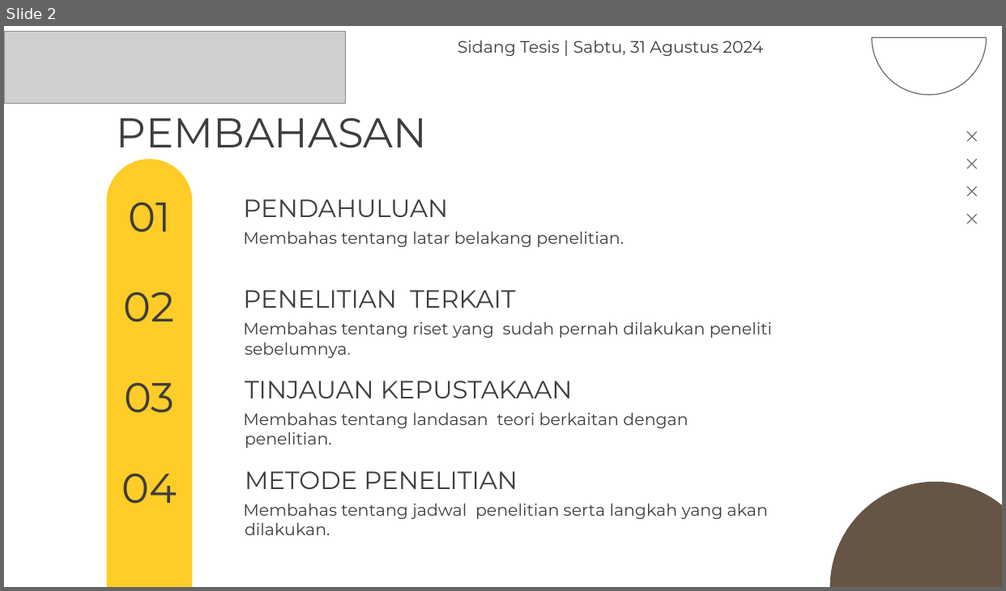
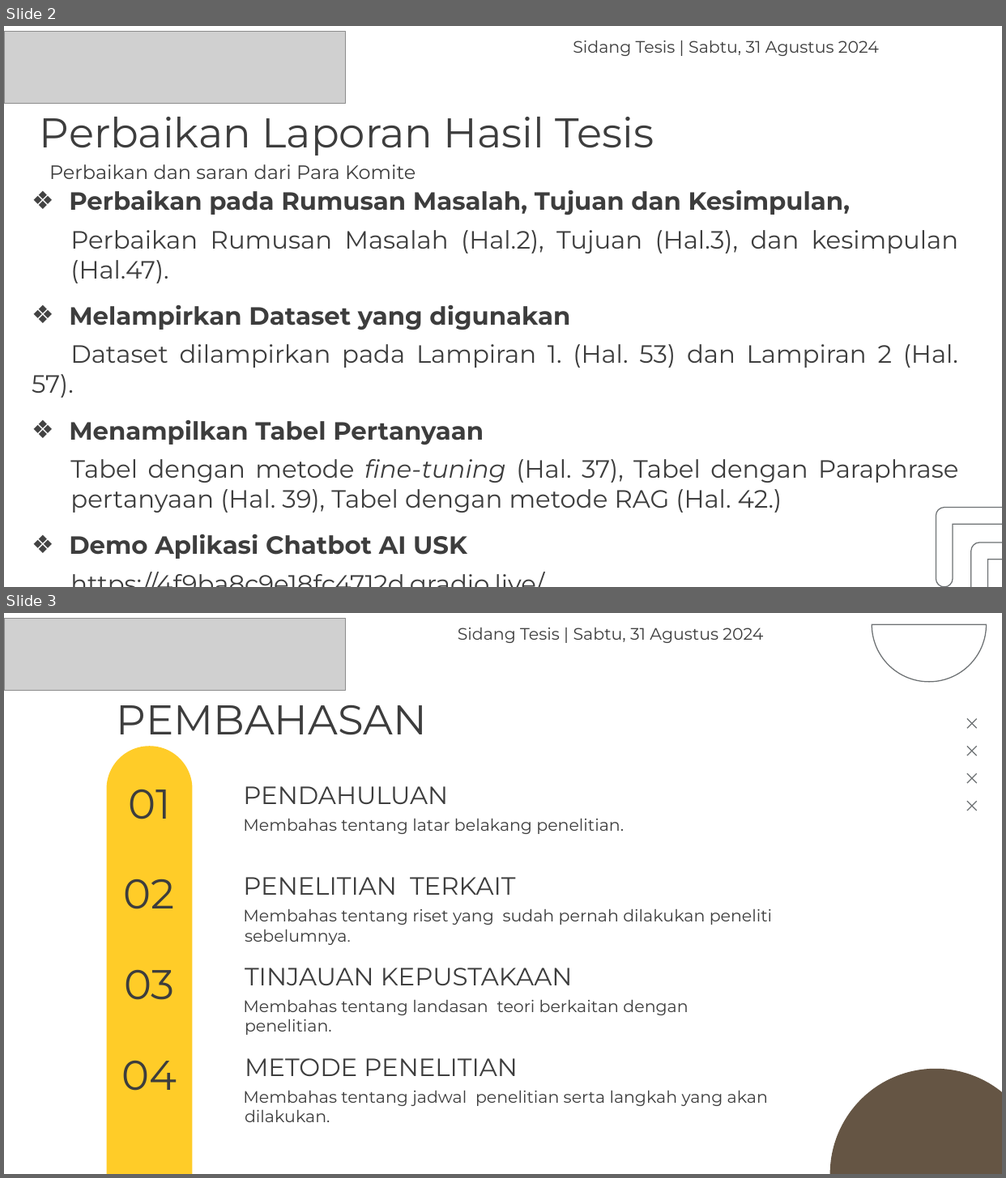
Before and after one commit to haryra/Tesis-s2-ai, a slide deck: Presentasi Sidang Hary Rachmat 2108207010009.pptx. Shown one above the other, each under a label of ours: slide 2 before the commit, slides 2 and 3 after it. The pictures are 1006x591 and 1006x1178 pixels, drawn with LibreOffice and Linux fonts; fonts in the diff are those of the drawing; grey boxes stand for pictures. Boxes give left, top, right and bottom in pixels: in the first picture for what was removed or moved away, otherwise in the second. Text is boxed around its words. In the diff, an @@ line names an element or a change of style, - is before the commit and + after.

Commit message:
Commit 2 PPT Sidang update
PPT Sidang update Slide perbaikan yang telah dilakukan

```diff
--- a/Presentasi Sidang Hary Rachmat 2108207010009.pptx
+++ b/Presentasi Sidang Hary Rachmat 2108207010009.pptx
@@ slide 2 added at (4,26,1002,587), background #FFFFFF @@
@@ picture added at (4,31,345,103) @@
@@ text added at (573,40,879,56), 12 pt, text #3D3D3D @@
+Sidang Tesis | Sabtu, 31 Agustus 2024
@@ title added at (40,117,654,156), 30 pt, text #3D3D3D @@
+Perbaikan Laporan Hasil Tesis
@@ text added at (49,165,415,179), 14 pt, text #3D3D3D @@
+Perbaikan dan saran dari Para Komite
@@ text added at (32,190,958,559), 18 pt, text #3D3D3D @@
+❖ Perbaikan pada Rumusan Masalah, Tujuan dan Kesimpulan,
+Perbaikan Rumusan Masalah (Hal.2), Tujuan (Hal.3), dan kesimpulan (Hal.47).
+❖ Melampirkan Dataset yang digunakan
+Dataset dilampirkan pada Lampiran 1. (Hal. 53) dan Lampiran 2 (Hal. 57).
+❖ Menampilkan Tabel Pertanyaan
+Tabel dengan metode fine-tuning (Hal. 37), Tabel dengan Paraphrase pertanyaan (Hal. 39), Tabel dengan metode RAG (Hal. 42.)
+❖ Demo Aplikasi Chatbot AI USK
+https://4f9ba8c9e18fc4712d.gradio.live/
@@ freeform shape added at (936,508,1002,587), outline #6D7173 0.75 pt @@
@@ freeform shape added at (971,543,1002,587), outline #6D7173 0.75 pt @@
@@ what was slide 2 is now slide 3 @@
```
Also in this commit, not shown: 2 slides changed.
